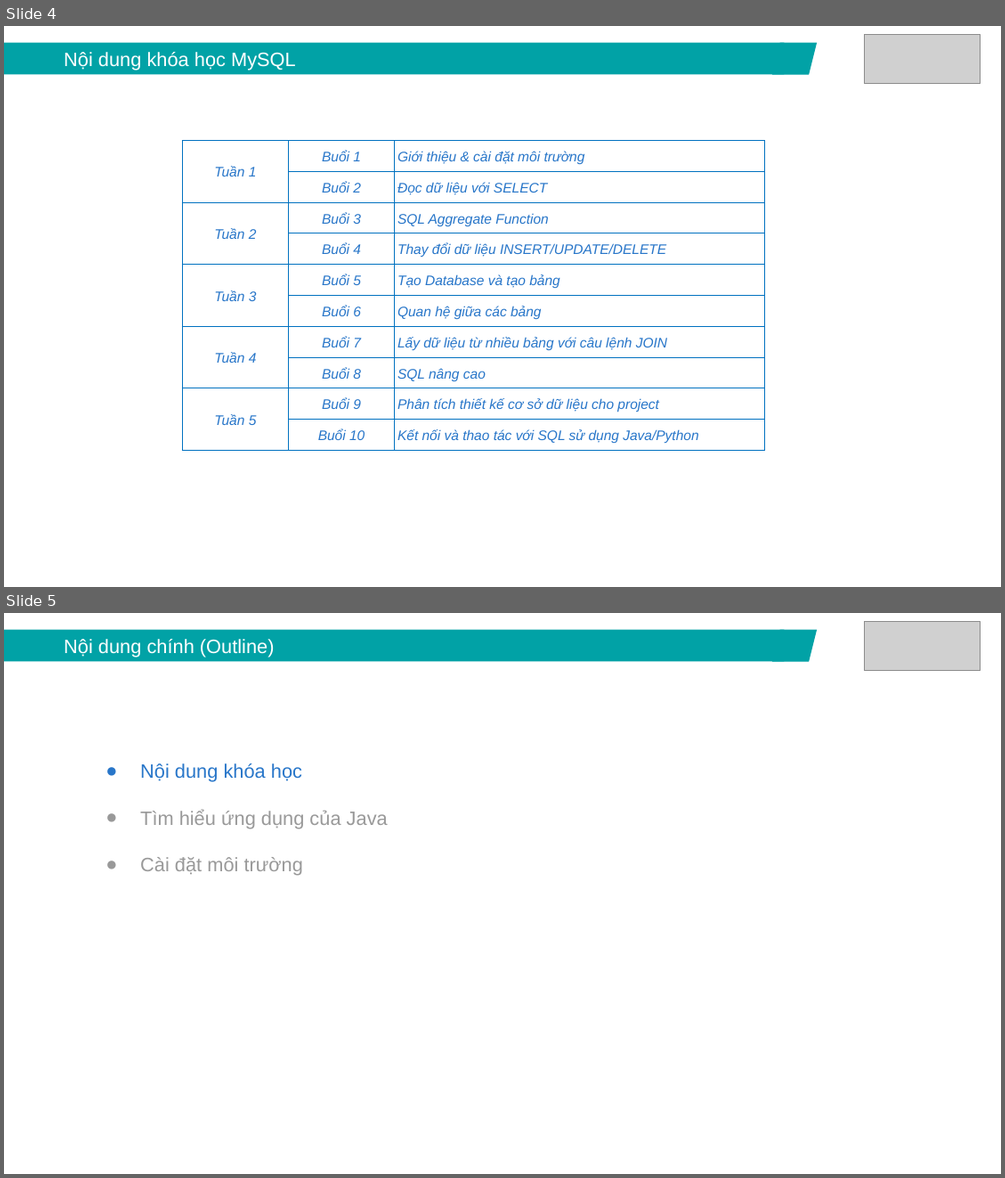
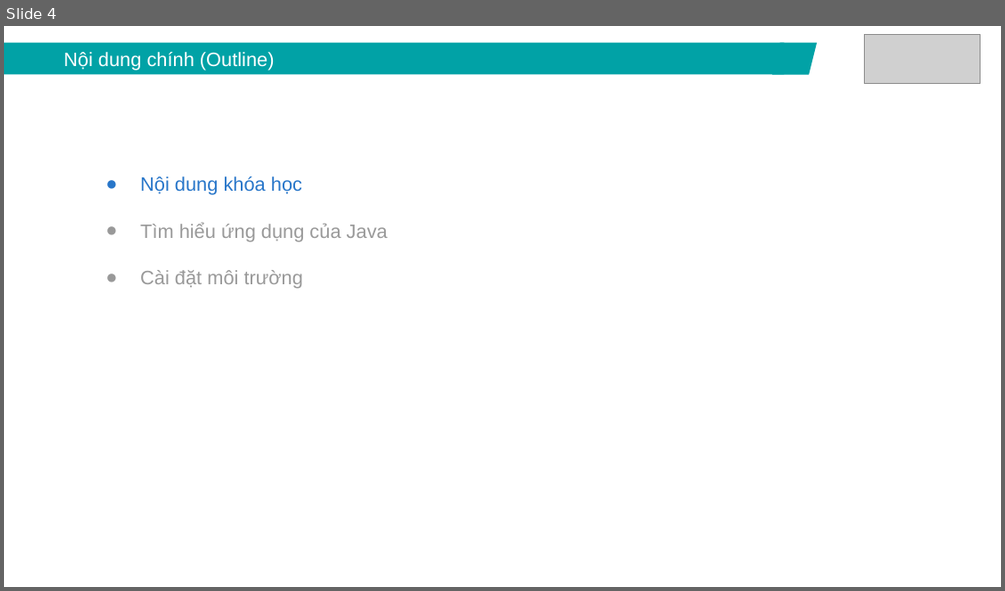
Before and after one commit to lamxung55/javacore, a slide deck: ppt/Java core - Lecture 1 - Introduction.pptx. Shown one above the other, each under a label of ours: slides 4 and 5 before the commit, slide 4 after it. The pictures are 1005x1178 and 1005x591 pixels, drawn with LibreOffice and Linux fonts; fonts in the diff are those of the drawing; grey boxes stand for pictures. Boxes give left, top, right and bottom in pixels: in the first picture for what was removed or moved away, otherwise in the second. Text is boxed around its words. In the diff, an @@ line names an element or a change of style, - is before the commit and + after.

```diff
--- a/ppt/Java core - Lecture 1 - Introduction.pptx
+++ b/ppt/Java core - Lecture 1 - Introduction.pptx
@@ slide 4 removed at bbox=[4, 26, 1001, 587], background #FFFFFF @@
@@ rectangle removed at bbox=[4, 43, 784, 75] @@
-Nội dung khóa học MySQL
@@ parallelogram removed at bbox=[771, 43, 817, 75] @@
@@ picture removed at bbox=[865, 34, 979, 83] @@
@@ table removed at bbox=[182, 141, 765, 467], 10 rows, 3 columns @@
-Tuần 1 | Buổi 1 | Giới thiệu & cài đặt môi trường
- | Buổi 2 | Đọc dữ liệu với SELECT
-Tuần 2 | Buổi 3 | SQL Aggregate Function
- | Buổi 4 | Thay đổi dữ liệu INSERT/UPDATE/DELETE
-Tuần 3 | Buổi 5 | Tạo Database và tạo bảng
- | Buổi 6 | Quan hệ giữa các bảng
-Tuần 4 | Buổi 7 | Lấy dữ liệu từ nhiều bảng với câu lệnh JOIN
- | Buổi 8 | SQL nâng cao
-Tuần 5 | Buổi 9 | Phân tích thiết kế cơ sở dữ liệu cho project
- | Buổi 10 | Kết nối và thao tác với SQL sử dụng Java/Python
@@ what was slide 5 is now slide 4 @@
```
Also in this commit, not shown: 3 slides changed, 1 slide added.
